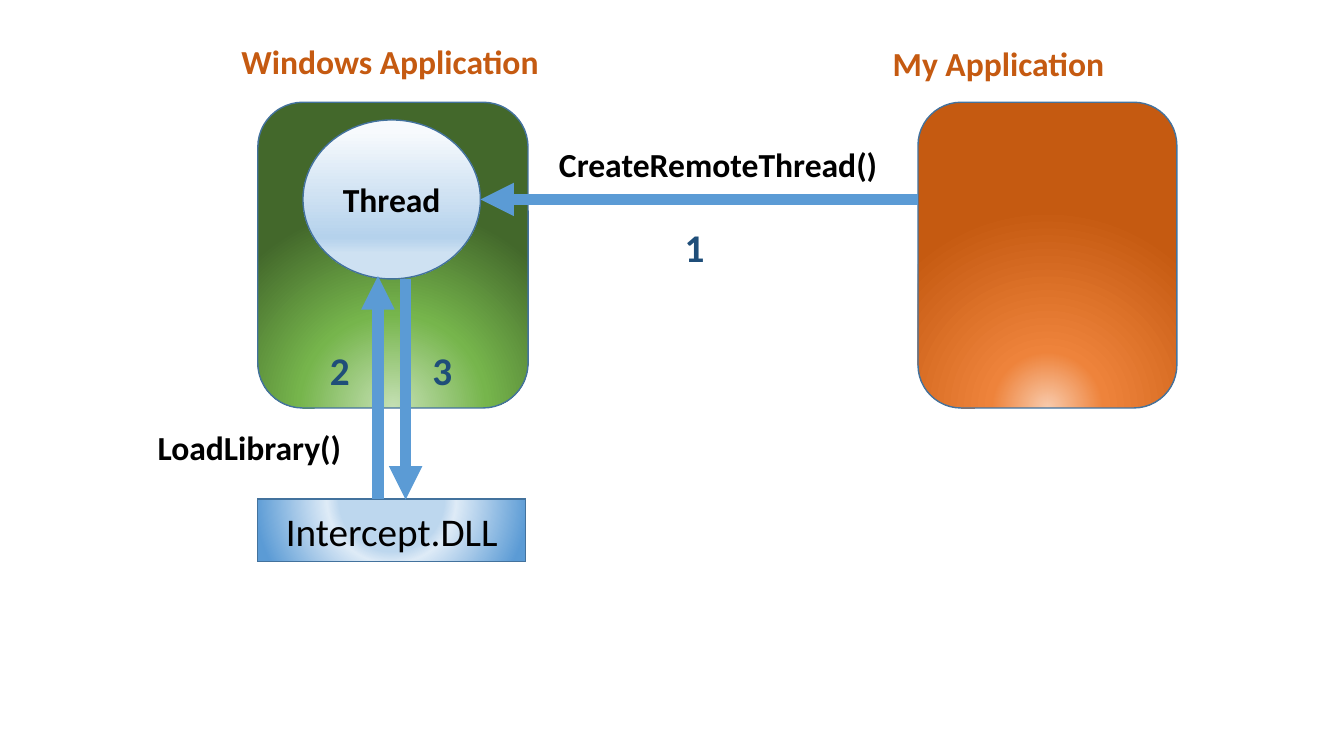
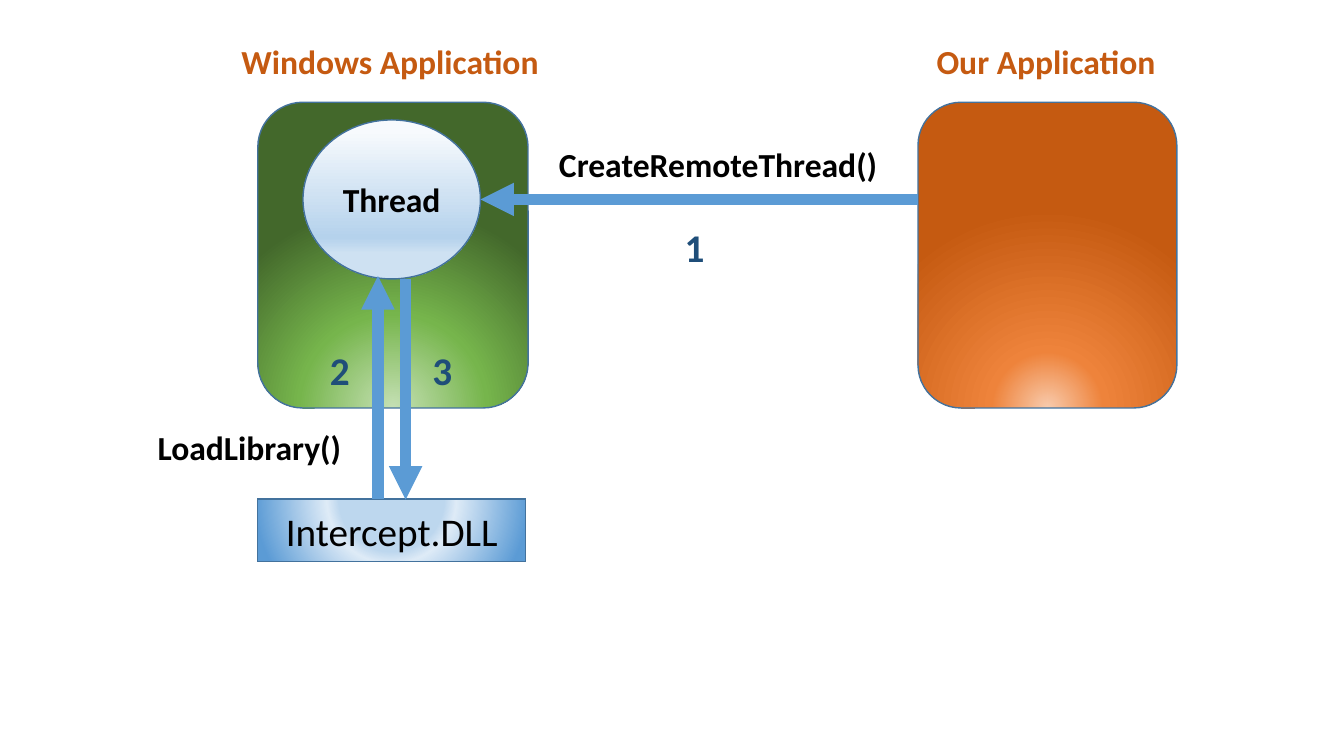
Before and after one commit to dotrungduchd/LUANVAN, a slide deck: slide 4 of Document/SODO.pptx. Drawn at 1344x756 pixels with LibreOffice and Linux fonts; fonts in the diff are those of the drawing. Boxes give left, top, right and bottom in pixels: in the first picture for what was removed or moved away, otherwise in the second. Text is boxed around its words. In the diff, an @@ line names an element or a change of style, - is before the commit and + after.

```diff
--- a/Document/SODO.pptx
+++ b/Document/SODO.pptx
@@ text at [937,50,1156,80]: text changed @@
-My Application
+Our Application
```
Also in this commit, not shown: 4 other slides changed, 1 slide added, 1 other file.
